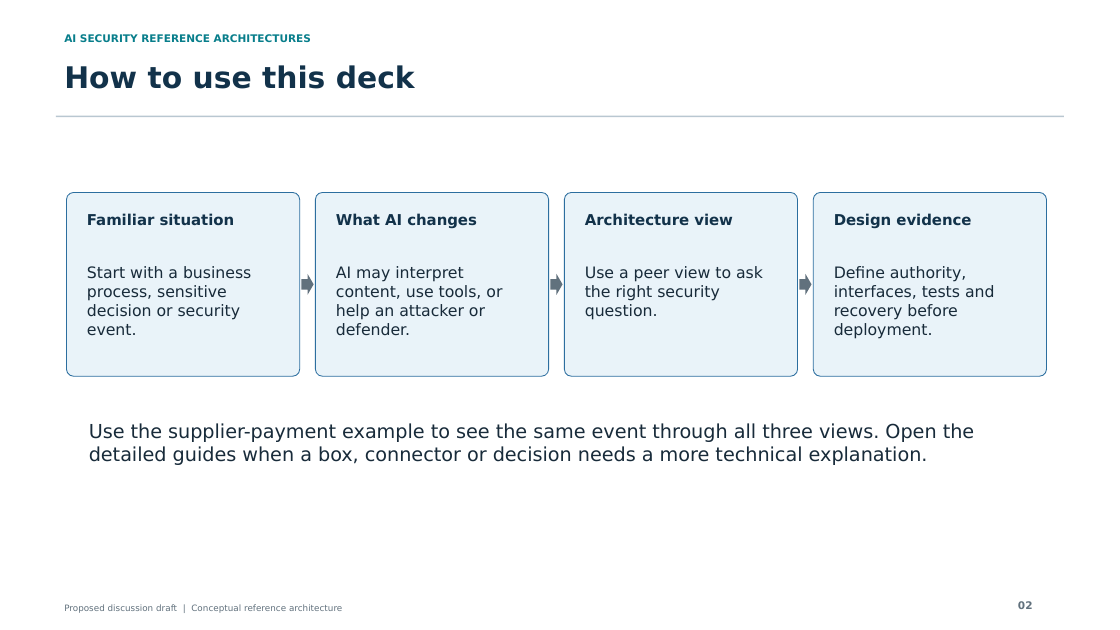
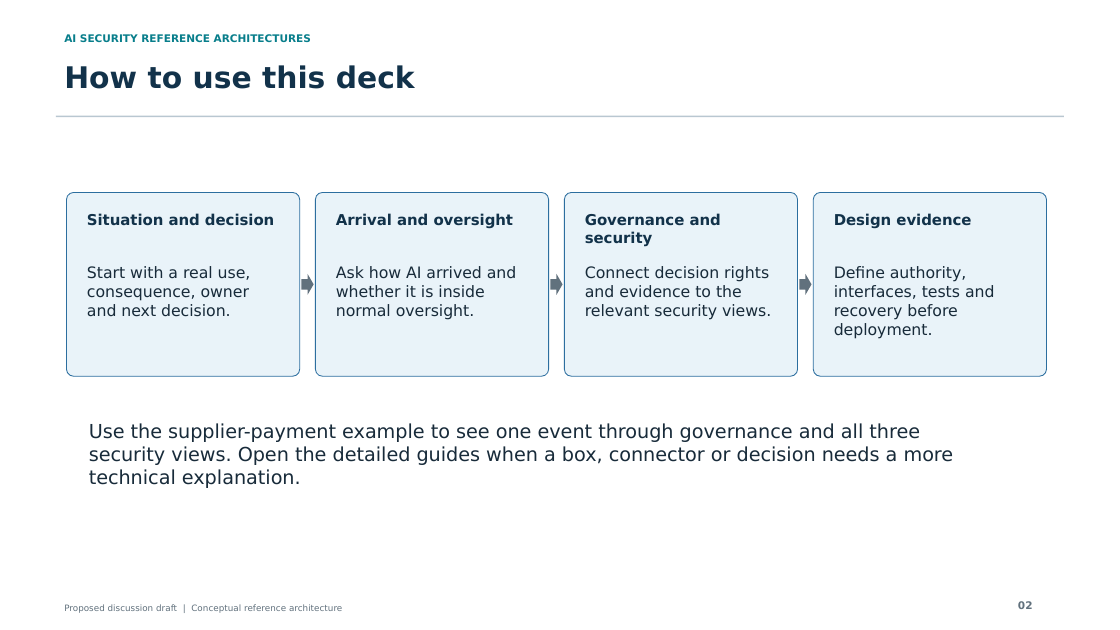
Before and after one commit to jessepike/ai-security-reference-architectures, a slide deck: slide 2 of public/downloads/ai-security-reference-architectures.pptx. Drawn at 1120x630 pixels with LibreOffice and Linux fonts; fonts in the diff are those of the drawing. Boxes give left, top, right and bottom in pixels: in the first picture for what was removed or moved away, otherwise in the second. Text is boxed around its words. In the diff, an @@ line names an element or a change of style, - is before the commit and + after.

Commit message:
feat: add AI governance companion and strengthen publication validation

```diff
--- a/public/downloads/ai-security-reference-architectures.pptx
+++ b/public/downloads/ai-security-reference-architectures.pptx
@@ text at (87,213,274,226): text changed @@
-Familiar situation
+Situation and decision
@@ text at (336,213,514,229): text changed @@
-What AI changes
+Arrival and oversight
@@ text at (585,213,721,246): text changed @@
-Architecture view
+Governance and security
@@ text at (87,266,251,317): text changed @@
-Start with a business process, sensitive decision or security event.
+Start with a real use, consequence, owner and next decision.
@@ text at (336,266,517,320): text changed @@
-AI may interpret content, use tools, or help an attacker or defender.
+Ask how AI arrived and whether it is inside normal oversight.
@@ text at (585,266,771,320): text changed @@
-Use a peer view to ask the right security question.
+Connect decision rights and evidence to the relevant security views.
@@ text at (89,423,954,465): text changed @@
-Use the supplier-payment example to see the same event through all three views. Open the detailed guides when a box, connector or decision needs a more technical explanation.
+Use the supplier-payment example to see one event through governance and all three security views. Open the detailed guides when a box, connector or decision needs a more technical explanation.
```
Also in this commit, not shown: 35 other slides changed, 7 slides added, 46 other files.
